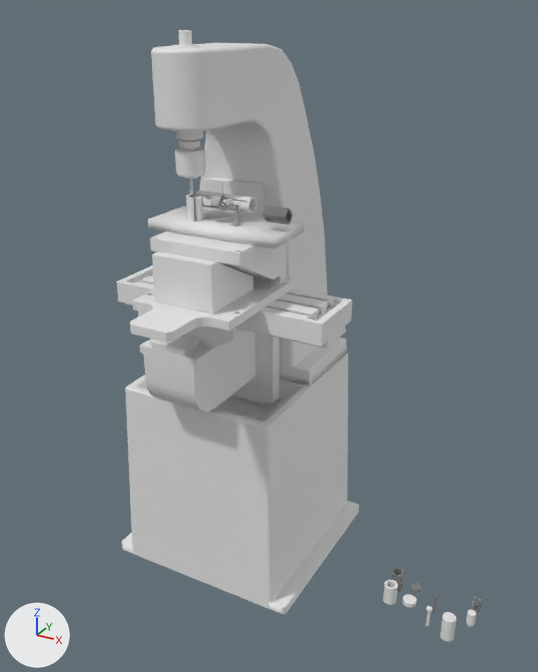
Two versions of the Blender file CNC3Axis/CNC3Axis.blend, one commit apart.
Camera for both pictures: a camera (50 mm lens) standing at (882.0, -1461.0, 1338.0) and looking at (133.0, -100.0, 657.0). Every picture has the same lights, and +X, +Y and +Z are marked at lower left. The older version comes first. Both versions are drawn at frame 138 of the action 'Action'; the numbers are the values there.

The first picture shows 'AxisX', 'AxisY', 'AxisZ', 'AxisZ.Base', 'AxisZ.Base.B', 'Foil.Base', 'Foil.C1', 'Kokubo.AxisZ', 'Kokubo.Base', 'Kokubo.Spindle', 'Product.A.002', 'Product.C.001' and 18 more.
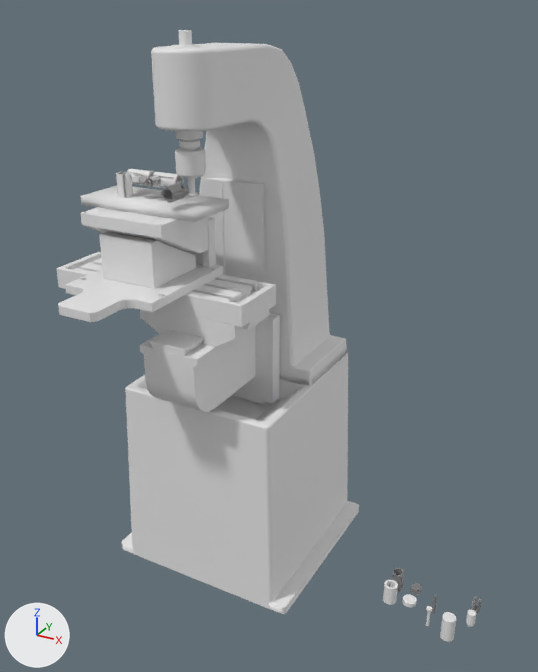
ob_axisz_group is not drawn itself; it is the parent of ob_axisz_base, ob_axisz, ob_axisz_base_b.
ob_foil_group is not drawn itself; it is the parent of ob_foil_base, ob_foil_a1, ob_foil_c1, ob_foil_ab1, ob_foil_ab2, ob_foil_b1, ob_product_c_001, ob_foil_d1.

Patch to the scene script:
```diff
--- a/CNC3Axis/CNC3Axis.blend.py
+++ b/CNC3Axis/CNC3Axis.blend.py
@@ ob_axisz_group @@
 ob_axisz_group = bpy.data.objects.new('AxisZ.Group', None)
-ob_axisz_group.location = (73.96, -86.83, 778.0)
+ob_axisz_group.location = (-111.5, -80.5, 778.0)
@@ ob_axisz @@
 ob_axisz.parent = ob_axisz_group
-ob_axisz.location = (0.0, 0.0, 1.0)
+ob_axisz.location = (0.0, 0.0, 28.25)
 _m = ob_axisz.modifiers.new('Bevel', 'BEVEL')
@@ ob_axisx @@
 ob_axisx = bpy.data.objects.new('AxisX', me_axisx)
-ob_axisx.location = (74.0, 10.0, -30.0)
+ob_axisx.location = (-112.0, 16.0, -30.0)
 _m = ob_axisx.modifiers.new('Bevel', 'BEVEL')
@@ ob_axisy @@
 ob_axisy = bpy.data.objects.new('AxisY', me_axisy)
-ob_axisy.location = (0.0, 10.0, -30.0)
+ob_axisy.location = (0.0, 16.0, -30.0)
 _m = ob_axisy.modifiers.new('Bevel', 'BEVEL')
@@ ob_axisz_base_b @@
 ob_axisz_base_b.parent = ob_axisz_group
-ob_axisz_base_b.location = (0.0, 2.0, 0.0)
+ob_axisz_base_b.location = (0.0, 56.5, 0.0)
 _m = ob_axisz_base_b.modifiers.new('Bevel', 'BEVEL')
@@ ob_millingbit_cut @@
 ob_millingbit_cut.location = (0.0, -190.0, 1120.0)
-ob_millingbit_cut.hide_set(True)
@@ ob_foil_group @@
 ob_foil_group = bpy.data.objects.new('Foil.Group', None)
-ob_foil_group.location = (73.96, -214.8, 915.0)
+ob_foil_group.location = (-111.5, -208.5, 942.2)
@@ ob_foil_c1 @@
-ob_foil_c1 = bpy.data.objects.new('Foil.C1', me_foil_c1)
-ob_foil_c1.parent = ob_foil_group
-ob_foil_c1.matrix_parent_inverse = Matrix(((1.0, 0.0, 0.0, 100.0), (0.0, 1.0, 0.0, 275.0), (0.0, 0.0, 1.0, -914.0), (0.0, 0.0, 0.0, 1.0)))
-ob_foil_c1.location = (-59.0, -260.0, 984.0)
-_m = ob_foil_c1.modifiers.new('Bevel', 'BEVEL')
-_m.segments = 3
-_m.harden_normals = True
@@ ob_product_c_001 @@
-ob_product_c_001 = bpy.data.objects.new('Product.C.001', me_product_c)
-ob_product_c_001.parent = ob_foil_group
-ob_product_c_001.matrix_parent_inverse = Matrix(((1.0, 0.0, 0.0, 100.0), (0.0, 1.0, 0.0, 275.0), (0.0, 0.0, 1.0, -914.0), (0.0, 0.0, 0.0, 1.0)))
-ob_product_c_001.location = (-59.0, -260.0, 978.5)
@@ ob_product_a_002 @@
 ob_product_a_002.matrix_parent_inverse = Matrix(((1.0, 0.0, 0.0, 120.0), (0.0, 1.0, 0.0, 275.0), (0.0, 0.0, 1.0, -914.0), (0.0, 0.0, 0.0, 1.0)))
-ob_product_a_002.location = (-2.0, -252.0, 966.0)
-ob_product_a_002.rotation_euler = (1.571, 2.356, 1.571)  # degrees (90, 135, 90)
+ob_product_a_002.location = (-25.0, -282.0, 966.0)
+ob_product_a_002.rotation_euler = (1.571, -0.785, 0.0)  # degrees (90, -45, 0)
```

Boxes [x1, y1, x2, y2] around the edits, measured in the pictures (538 x 672 px):
'AxisX', moved: before [117, 265, 352, 348]; after [56, 252, 276, 330]
'AxisZ.Base', moved: before [130, 243, 294, 342]; after [58, 217, 224, 322]
'AxisZ.Base.B', moved: before [152, 252, 253, 314]; after [99, 232, 196, 289]
'Foil.Base', moved: before [148, 206, 304, 249]; after [81, 185, 229, 222]
'AxisZ', moved: before [150, 232, 281, 280]; after [80, 207, 209, 253]
'AxisY', moved: before [138, 311, 246, 348]; after [140, 309, 268, 347]
'Product.A.002', moved, turned: before [262, 205, 293, 225]; after [161, 182, 188, 203]
'Foil.A1', moved: before [186, 194, 203, 222]; after [116, 172, 133, 198]
'Foil.AB2', moved: before [223, 194, 257, 213]; after [152, 172, 184, 188]
'Foil.AB1', moved: before [196, 190, 226, 209]; after [127, 169, 154, 186]
'Foil.B1', moved: before [203, 196, 219, 205]; after [131, 174, 147, 182]
'Foil.D1', moved: before [218, 198, 234, 211]; after [144, 175, 161, 187]
'Product.D.001', moved: before [218, 199, 234, 211]; after [144, 176, 162, 188]
'MillingBit.Cut', shown: after [186, 178, 198, 196]
'Product.A.001', moved: before [186, 194, 199, 221]; after [116, 172, 131, 198]
'Product.B.003', moved: before [245, 199, 256, 212]; after [171, 177, 183, 183]
'Product.A.004', moved: before [224, 197, 245, 211]; after [152, 175, 171, 187]
'Product.C.001', deleted: before [235, 205, 239, 227]
'Foil.C1', deleted: before [233, 201, 241, 223]
'Product.A.003', moved (mostly hidden): before [196, 193, 215, 207]; after [127, 171, 144, 184]
'Product.B.001', moved: before [203, 197, 216, 206]; after [134, 174, 145, 182]
'Product.B.002', moved (not visible afterwards): before [215, 196, 225, 208]
